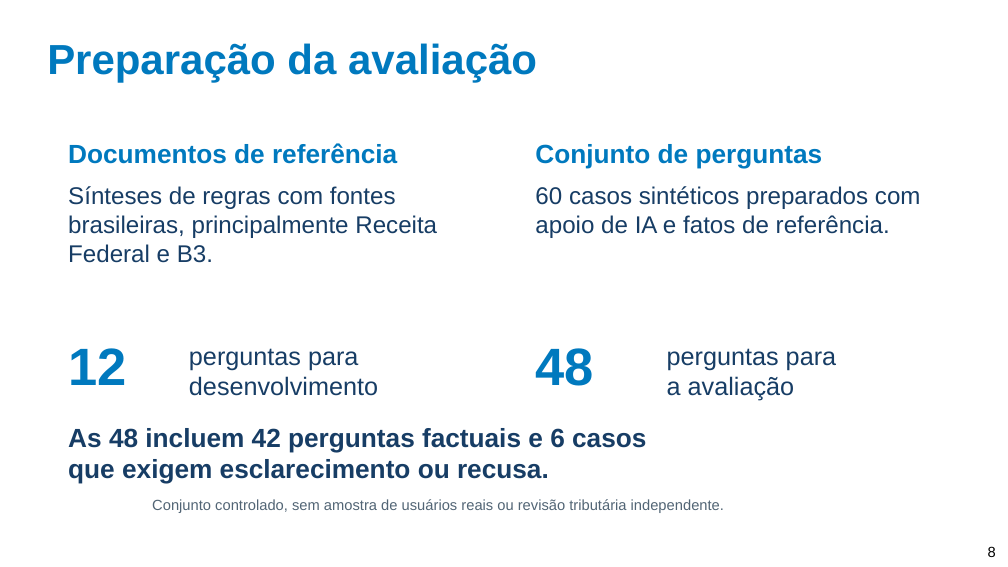
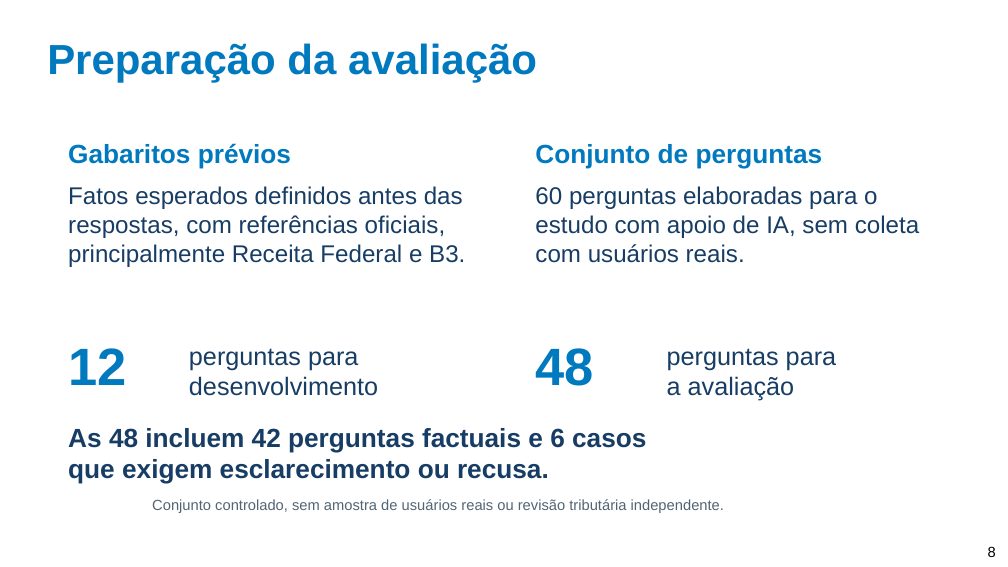
Before and after one commit to andreksp/BrazilianFinancialAssistant, a slide deck: slide 8 of Documentation/TCC/Revisao/Entrega_Final/Apresentacao_TCC_Andre_Khenaifes.pptx. Drawn at 1008x567 pixels with LibreOffice and Linux fonts; fonts in the diff are those of the drawing; background and template pictures are left out. Boxes give left, top, right and bottom in pixels: in the first picture for what was removed or moved away, otherwise in the second. Text is boxed around its words. In the diff, an @@ line names an element or a change of style, - is before the commit and + after.

```diff
--- a/Documentation/TCC/Revisao/Entrega_Final/Apresentacao_TCC_Andre_Khenaifes.pptx
+++ b/Documentation/TCC/Revisao/Entrega_Final/Apresentacao_TCC_Andre_Khenaifes.pptx
@@ text at [68, 143, 291, 169]: text changed @@
-Documentos de referência
+Gabaritos prévios
@@ text at [68, 186, 465, 267]: text changed @@
-Sínteses de regras com fontes brasileiras, principalmente Receita Federal e B3.
+Fatos esperados definidos antes das respostas, com referências oficiais, principalmente Receita Federal e B3.
@@ text at [535, 186, 919, 263]: text changed @@
-60 casos sintéticos preparados com apoio de IA e fatos de referência.
+60 perguntas elaboradas para o estudo com apoio de IA, sem coleta com usuários reais.
```
Also in this commit, not shown: 5 other slides changed, 2 slides added, 1 slide removed, 10 other files.
